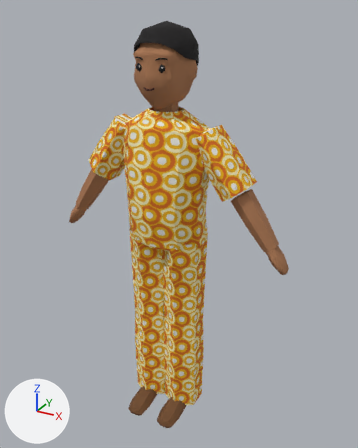
A saved change to the glTF model apps/client/public/assets/shared/chr/chr_nonso.glb.
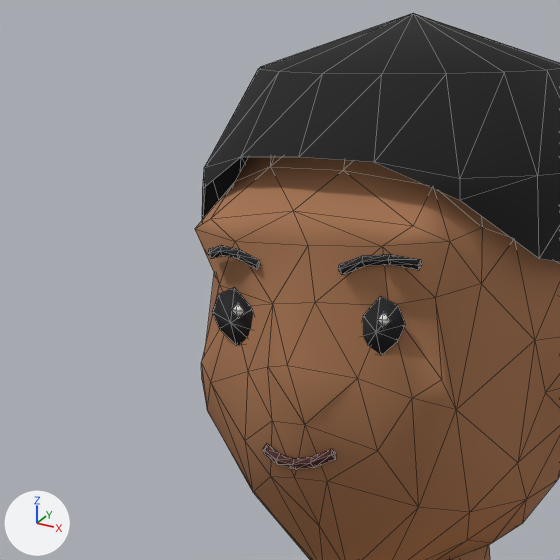
Old and new are each drawn whole from a 50 mm camera at (0.912, -1.525, 0.87) aimed at (0.039, 0.061, 0.077) and again close up on the part from 29% to 53% of the width and 4% to 23% of the height. The lights are fixed; the arrows at lower left show +X, +Y and +Z. The first two pictures are the older version. The close-ups show mesh edges as thin lines. Vertices at exactly the same position are counted once.

In view in the first close-up: 'body'.
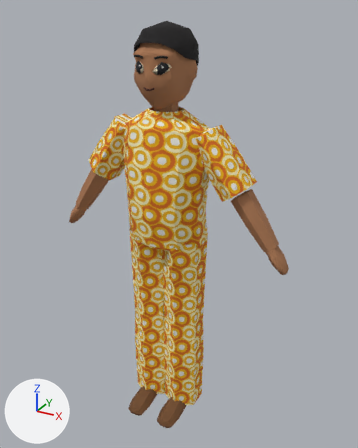
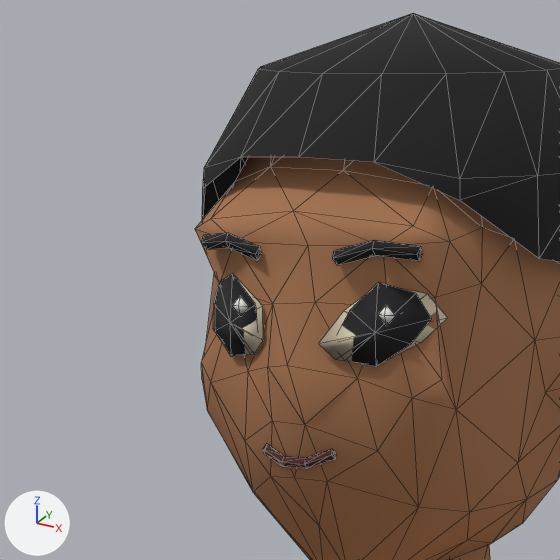
Where the change shows, as pixel boxes (x1, y1, x2, y2) in the close-ups (560 x 560 px; the box of a moved part takes in the faces that stretch with it):
part 1 of me_body, moved or reshaped: before (208, 245, 422, 469); after (201, 233, 447, 469)

Edits to the bpy script that builds the scene:
```text
Change me_body:
    used by ob_body; location = (0.0, 0.0, 0.0)
    remove me_body.from_pydata(...)  # 670 vertices, 1158 faces; spans x -0.5..0.5, y -0.15..0.16, z -0.8..0.83
    add me_body.from_pydata(...)  # 678 vertices, 1166 faces; spans x -0.5..0.5, y -0.15..0.16, z -0.8..0.83
    me_body part 1
    39 vertices are removed from x -0.06..0.06, y -0.08..-0.06, z 0.61..0.72
    132 faces are deleted
    9 vertices move within x -0.04..0.05, y -0.07, z 0.68..0.72
    47 vertices are added at x -0.07..0.07, y -0.08..-0.04, z 0.66..0.72
    140 new faces join them, mat_body
```
